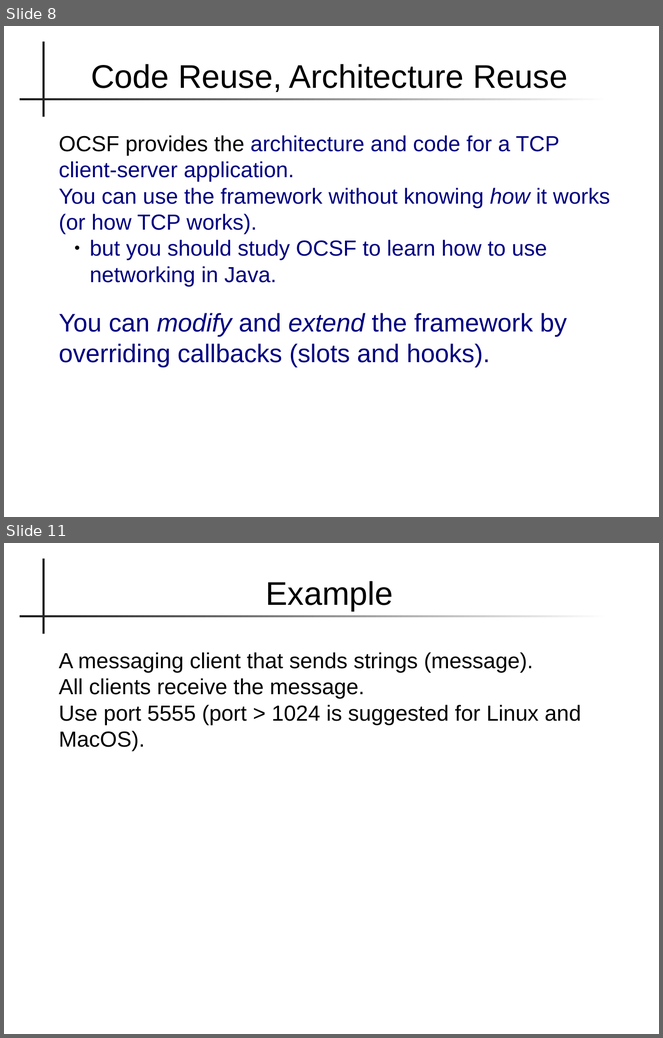
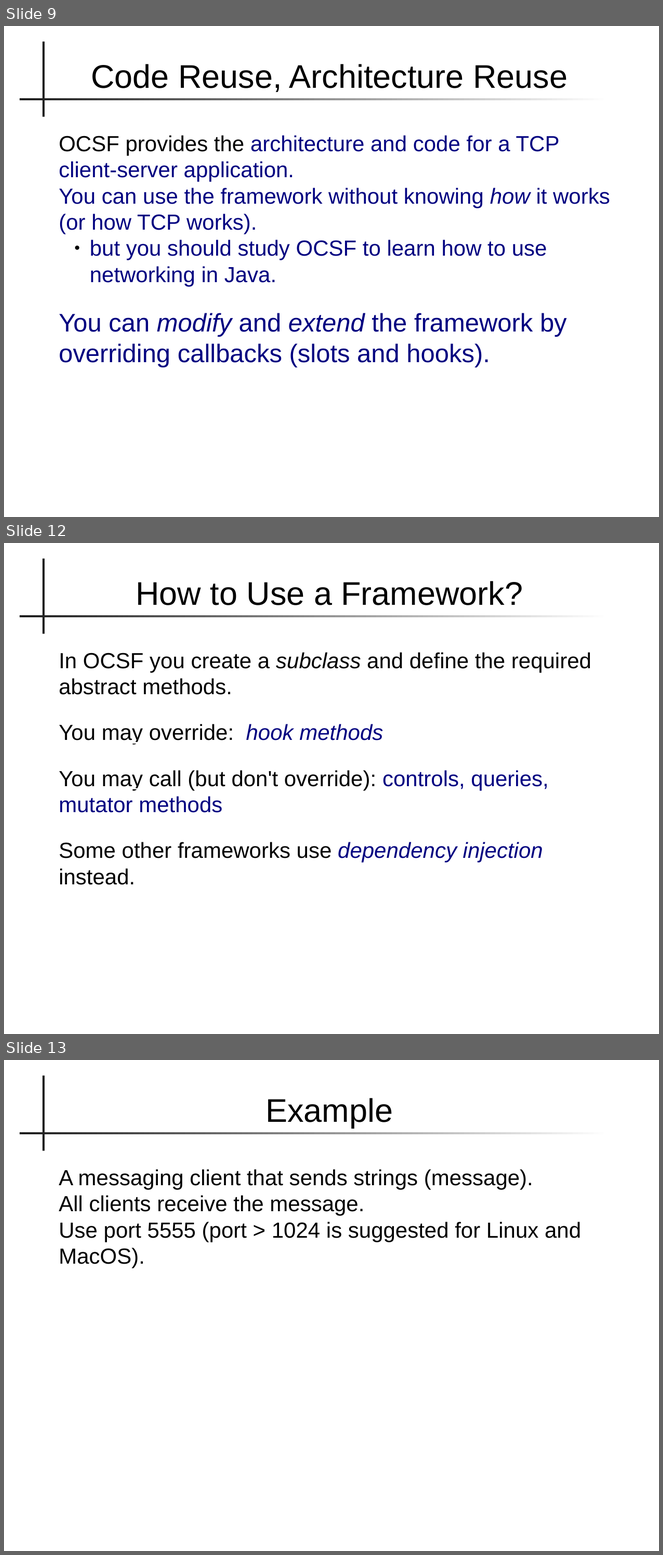
Before and after one commit to skeoop/skeoop.github.io, a slide deck: frameworks/Frameworks.pptx. Shown one above the other, each under a label of ours: slides 8 and 11 before the commit, slides 9, 12 and 13 after it; the slides between them are not shown. The pictures are 663x1038 and 663x1555 pixels, drawn with LibreOffice and Linux fonts; fonts in the diff are those of the drawing. Boxes give left, top, right and bottom in pixels: in the first picture for what was removed or moved away, otherwise in the second. Text is boxed around its words. In the diff, an @@ line names an element or a change of style, - is before the commit and + after.

Commit message:
add framework material

```diff
--- a/frameworks/Frameworks.pptx
+++ b/frameworks/Frameworks.pptx
@@ slide 12 added at (x1=4, y1=543, x2=659, y2=1034), background #FFFFFF; not listed: 2 template elements that a slide beside it also shows @@
@@ text added at (x1=136, y1=581, x2=523, y2=605), 36 pt, text #000000 @@
+How to Use a Framework?
@@ text added at (x1=59, y1=652, x2=592, y2=885), 24 pt, text #000000 @@
+In OCSF you create a subclass and define the required abstract methods.
+You may override: hook methods
+You may call (but don't override): controls, queries, mutator methods
+Some other frameworks use dependency injection instead.
@@ what was slide 8 is now slide 9 @@
@@ what was slide 11 is now slide 13 @@
```
Also in this commit, not shown: 7 slides changed, 1 other slide added, 5 other files.
